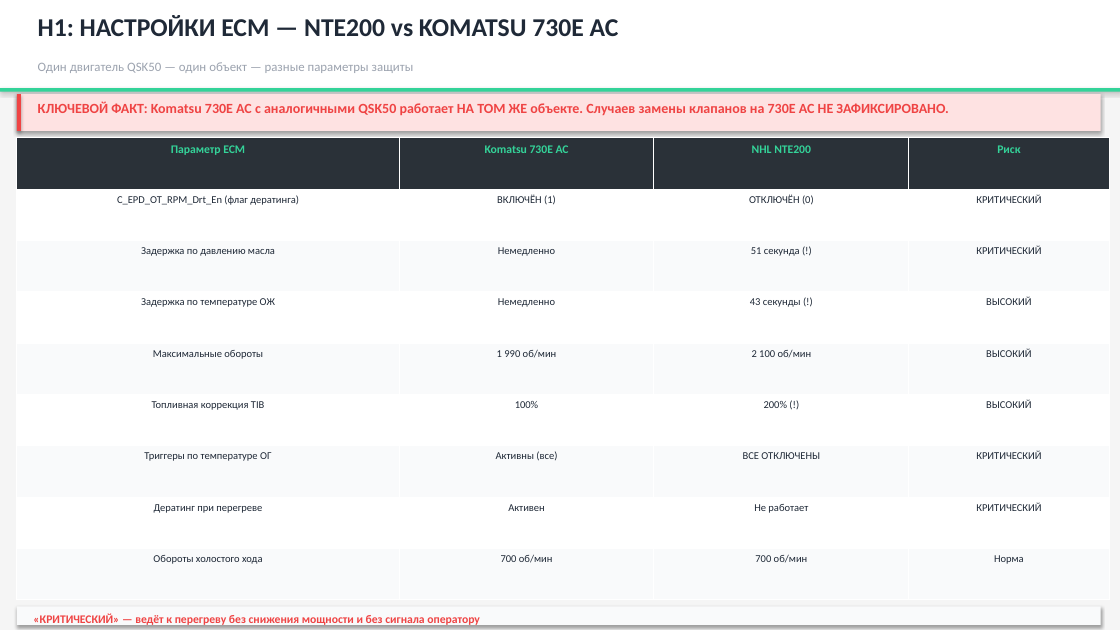
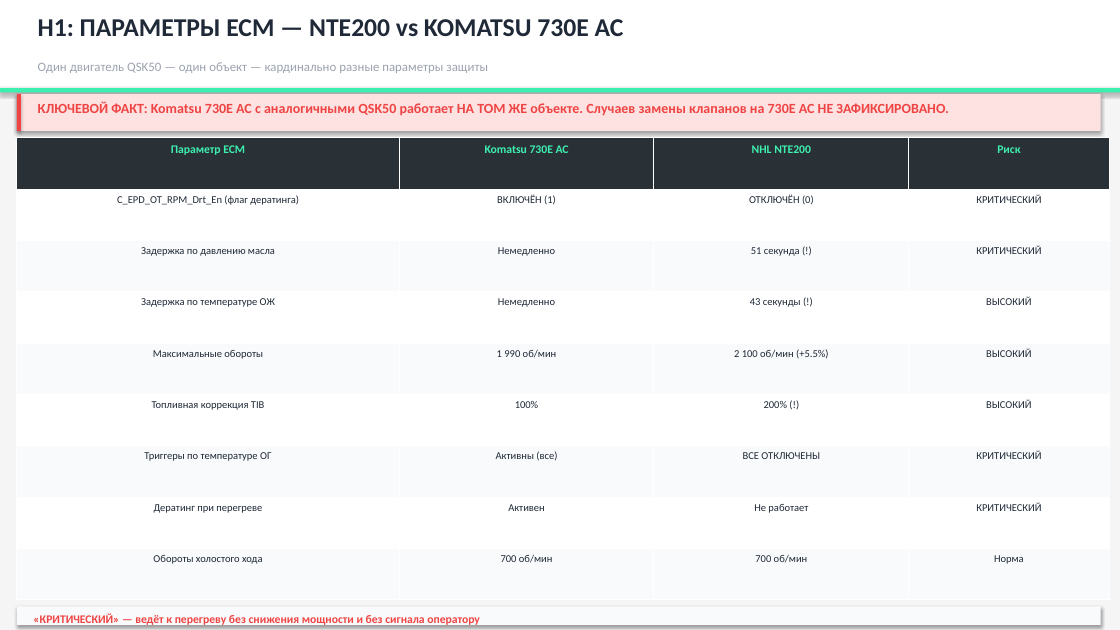
Before and after one commit to victorekuznetsov/NTE200, a slide deck: slide 12 of Презентация_анализ_клапанов_QSK50_NTE200.pptx (slide 11 before the commit). Drawn at 1120x630 pixels with LibreOffice and Linux fonts; fonts in the diff are those of the drawing. Boxes give left, top, right and bottom in pixels: in the first picture for what was removed or moved away, otherwise in the second. Text is boxed around its words. In the diff, an @@ line names an element or a change of style, - is before the commit and + after.

```diff
--- a/Презентация_анализ_клапанов_QSK50_NTE200.pptx
+++ b/Презентация_анализ_клапанов_QSK50_NTE200.pptx
@@ text at box(38, 19, 624, 36): text changed @@
-H1: НАСТРОЙКИ ECM — NTE200 vs KOMATSU 730E AC
+H1: ПАРАМЕТРЫ ECM — NTE200 vs KOMATSU 730E AC
@@ rectangle at box(0, 88, 1120, 92): fill #34D399 to #3EF0AF @@
@@ text at box(38, 62, 488, 73): text changed @@
-Один двигатель QSK50 — один объект — разные параметры защиты
+Один двигатель QSK50 — один объект — кардинально разные параметры защиты
@@ table at box(17, 138, 1108, 600) @@
-row 5, column 3: 2 100 об/мин
+row 5, column 3: 2 100 об/мин (+5.5%)
@@ fill #2A3138 to #293136 in row 1 @@
@@ text colour #34D399 to #3EF0AF in "Параметр ECM", "Komatsu 730E AC", "NHL NTE200", "Риск" @@
```
Also in this commit, not shown: 18 other slides changed, 4 slides added, 1 slide removed, 3 other files.
